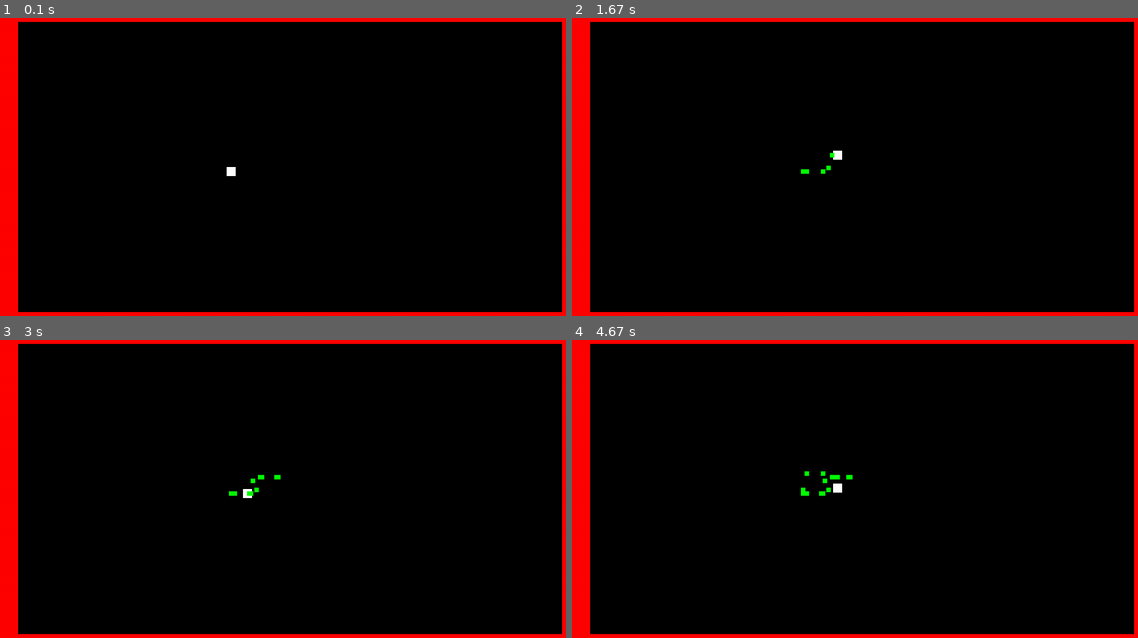
Above: before the commit, frames 1-4 (two rows, left to right).
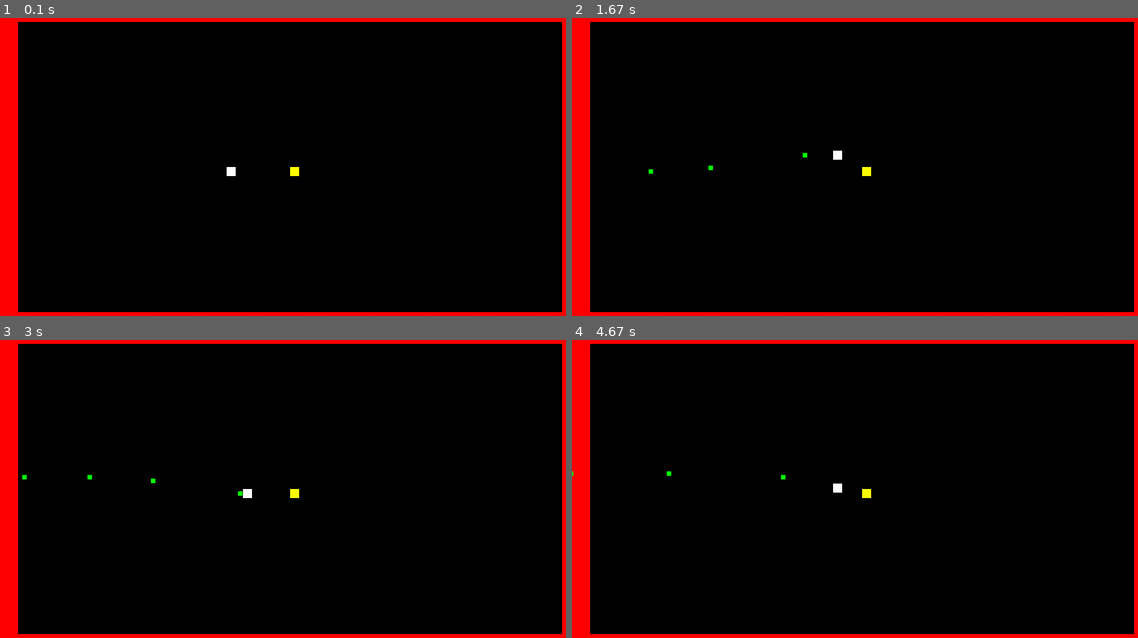
Above: after the commit, the same moments.

Repository: virayjj/virayjj-classwork
Game: pygame game, started from pygame/mini-project/mygame(unfinished).py
The game is run twice, just before and just after one commit, with the same random seed, the same clock (stepped at 60 frames per second) and the same inputs.
Inputs:
- Up to frame 1 (0.1 s): no input
- Up to frame 2 (1.67 s): tap Z at 0.33, 0.73, 1.03, 1.23, 1.57 s; hold Right 0.67-1.13 s; hold Up 1.17-1.47 s; hold Right from 1.5 s (still down)
- Up to frame 3 (3 s): tap Z at 1.87, 2.07, 2.37, 2.63, 2.97 s; release Right at 1.97 s; hold Left 2-2.53 s; hold Down 2.57-2.87 s; hold Left from 2.9 s (still down)
- Up to frame 4 (4.67 s): tap Z at 3.27, 3.4, 3.8, 4.1, 4.47 s; release Left at 3.3 s; hold Up 3.33-3.7 s; hold Right 3.73-4.37 s; hold Down from 4.4 s (still down)

The runs differ from the first frame. In frame 1, less than 0.1% of the frame differs, in the area x 51-53%, y 50-54%; in frame 2, 0.2%; in frame 3, 0.2%; in frame 4, 0.3%, in the area x 0-53%, y 43-54%.

Commit message:
Update mygame(unfinished).py

Diff:
--- a/pygame/mini-project/mygame(unfinished).py
+++ b/pygame/mini-project/mygame(unfinished).py
@@ -1,6 +1,7 @@
 import pygame
-
-map = [
+import random
+
+map1 = [
     [1,1,1,1,1,1,1,1,1,1,1,1,1,1,1,1,1,1,1,1,1,1,1,1,1,1,1,1,1,1,1,1],
     [1,0,0,0,0,0,0,0,0,0,0,0,0,0,0,0,0,0,0,0,0,0,0,0,0,0,0,0,0,0,0,1],
     [1,0,0,0,0,0,0,0,0,0,0,0,0,0,0,0,0,0,0,0,0,0,0,0,0,0,0,0,0,0,0,1],
@@ -20,6 +21,51 @@
     [1,0,0,0,0,0,0,0,0,0,0,0,0,0,0,0,0,0,0,0,0,0,0,0,0,0,0,0,0,0,0,1],
     [1,1,1,1,1,1,1,1,1,1,1,1,1,1,1,1,1,1,1,1,1,1,1,1,1,1,1,1,1,1,1,1],
     ]
+
+map2 = [
+    [1,1,1,1,1,1,1,1,1,1,1,1,1,1,1,1,1,1,1,1,1,1,1,1,1,1,1,1,1,1,1,1],
+    [1,0,0,0,0,0,0,0,0,0,0,0,0,0,0,0,0,0,0,0,0,0,0,0,0,0,0,0,0,0,0,1],
+    [1,0,0,0,1,1,1,0,0,0,0,0,0,0,0,0,0,0,0,0,0,0,0,0,0,0,0,0,0,0,0,1],
+    [1,0,0,0,0,0,0,0,0,0,0,0,0,0,0,0,0,0,0,0,0,0,0,0,0,0,0,0,0,0,0,1],
+    [1,0,0,0,0,0,0,0,0,0,0,0,0,0,0,0,0,0,0,0,0,0,0,0,0,0,0,0,0,0,0,1],
+    [1,0,0,0,0,0,0,0,0,0,0,0,0,0,0,0,0,0,0,0,0,0,0,0,0,0,0,0,0,0,0,1],
+    [1,0,0,0,0,0,0,0,0,0,0,0,0,0,0,0,0,0,0,0,0,0,0,0,0,0,0,0,0,0,0,1],
+    [1,0,0,0,0,0,1,1,0,0,0,0,0,0,0,0,0,0,0,0,0,0,0,0,1,0,0,0,0,0,0,1],
+    [1,0,0,0,0,0,0,0,0,0,0,0,0,0,0,0,0,0,0,0,0,0,0,0,0,0,0,0,0,0,0,1],
+    [1,0,0,0,0,0,0,0,0,0,0,0,0,0,0,0,0,0,0,0,0,0,0,0,0,0,0,0,0,0,0,1],
+    [1,0,0,0,0,0,0,0,0,0,0,0,0,0,0,0,0,0,0,0,0,0,0,0,0,0,0,0,0,0,0,1],
+    [1,0,0,0,0,0,0,0,0,0,0,0,0,0,0,0,0,0,0,0,0,0,0,0,0,0,0,0,0,0,0,1],
+    [1,0,0,0,0,0,0,0,0,1,0,0,0,0,0,0,0,0,0,0,1,0,0,0,0,0,0,0,0,0,0,1],
+    [1,0,0,0,0,0,0,0,0,0,0,0,0,0,0,0,0,0,0,0,0,0,0,0,0,0,0,0,0,0,0,1],
+    [1,0,0,0,0,0,0,0,0,0,0,0,0,0,0,0,0,0,0,0,0,0,0,0,0,0,0,0,0,0,0,1],
+    [1,0,0,0,0,0,0,0,0,0,0,0,0,0,0,0,0,0,0,0,0,0,0,0,0,0,0,0,0,0,0,1],
+    [1,0,0,0,0,0,0,0,0,0,0,0,0,0,0,0,0,0,0,0,0,0,0,0,0,0,0,0,0,0,0,1],
+    [1,1,1,1,1,1,1,1,1,1,1,1,1,1,1,1,1,1,1,1,1,1,1,1,1,1,1,1,1,1,1,1],
+    ]
+
+map3 = [
+    [1,1,1,1,1,1,1,1,1,1,1,1,1,1,1,1,1,1,1,1,1,1,1,1,1,1,1,1,1,1,1,1],
+    [1,0,0,0,0,0,0,0,0,0,0,0,0,0,0,0,0,0,0,0,0,0,0,0,0,0,0,0,0,0,0,1],
+    [1,0,0,0,0,0,0,0,0,0,0,0,0,0,0,0,0,0,0,0,0,0,0,0,0,0,0,0,0,0,0,1],
+    [1,0,0,0,0,0,0,0,0,0,0,0,0,0,0,0,0,0,0,0,0,0,0,0,0,0,0,0,0,0,0,1],
+    [1,0,0,0,0,0,0,0,0,0,0,0,0,0,0,0,0,0,0,0,0,0,0,0,0,0,0,0,0,0,0,1],
+    [1,0,0,0,0,0,0,0,0,0,0,0,0,0,0,0,0,0,0,0,0,0,0,0,0,0,0,0,0,0,0,1],
+    [1,0,0,0,0,0,0,0,0,0,0,0,0,0,0,0,0,0,0,0,0,0,0,0,0,0,0,0,0,0,0,1],
+    [1,0,0,0,0,0,0,0,0,0,0,0,0,0,0,0,0,0,0,0,0,0,0,0,0,0,0,0,0,0,0,1],
+    [1,0,0,0,0,0,0,0,0,0,0,0,0,0,0,0,0,0,0,0,0,0,0,0,0,0,0,0,0,0,0,1],
+    [1,0,0,0,0,0,0,0,0,0,0,0,0,0,0,0,0,0,0,0,0,0,0,0,0,0,0,0,0,0,0,1],
+    [1,0,0,0,0,0,0,0,0,0,0,0,0,0,0,0,0,0,0,0,0,0,0,0,0,0,0,0,0,0,0,1],
+    [1,0,0,0,0,0,0,0,0,0,0,0,0,0,0,0,0,0,0,0,0,0,0,0,0,0,0,0,0,0,0,1],
+    [1,0,0,0,0,0,0,0,0,0,0,0,0,0,0,0,0,0,0,0,0,0,0,0,0,0,0,0,0,0,0,1],
+    [1,0,0,0,0,0,0,0,0,0,0,0,0,0,0,0,0,0,0,0,0,0,0,0,0,0,0,0,0,0,0,1],
+    [1,0,0,0,0,0,0,0,0,0,0,0,0,0,0,0,0,0,0,0,0,0,0,0,0,0,0,0,0,0,0,1],
+    [1,0,0,0,0,0,0,0,0,0,0,0,0,0,0,0,0,0,1,1,0,0,0,0,0,0,0,0,0,0,0,1],
+    [1,0,0,0,0,0,0,0,0,0,0,0,0,0,0,0,0,0,1,1,0,0,0,0,0,0,0,0,0,0,0,1],
+    [1,1,1,1,1,1,1,1,1,1,1,1,1,1,1,1,1,1,1,1,1,1,1,1,1,1,1,1,1,1,1,1],
+    ]
+
+my_maps = [map1, map2, map3]
+my_id = 0
 
 # Define some colors
 BLACK = (0, 0, 0)
@@ -65,6 +111,9 @@
         self.rect.x = x_ref
         self.rect.y = y_ref
 
+    def removeWall(self):
+        self.kill()
+
 class Bullet(pygame.sprite.Sprite):
     def __init__(self, x_pos, y_pos):
         super().__init__()
@@ -75,6 +124,28 @@
         self.rect.y = y_pos
         self.speed = 5
 
+    def update(self):
+        self.rect.x = self.rect.x - self.speed
+
+class NextLevel(pygame.sprite.Sprite):
+    def __init__(self, x_pos, y_pos):
+        super().__init__()
+        self.image = pygame.Surface([20,20])
+        self.image.fill(YELLOW)
+        self.rect = self.image.get_rect()
+        self.rect.x = x_pos
+        self.rect.y = y_pos
+
+    def newPos(self, x_pos, y_pos):
+        self.rect.x = x_pos
+        print(x_pos)
+        self.rect.y = y_pos
+        all_sprites_list.add(self)
+        next_group.add(self)
+
+class Enemy(pygame.sprite.Sprite):
+    def __init__(self, x_pos, y_pos, ):
+        pass
 
 all_sprites_list = pygame.sprite.Group()
 
@@ -85,17 +156,26 @@
 
 bullet_group = pygame.sprite.Group()
 
-x = 0
-y = 0
-for row in map:
-    for col in row:
-        if col == 1:
-            my_wall = Wall(RED, 40, 40, x, y)
-            all_sprites_list.add(my_wall)
-            wall_list.add(my_wall)
-        x = x + 40
+next_group = pygame.sprite.Group()
+
+def createWall():
     x = 0
-    y = y + 40
+    y = 0
+    for row in my_maps[my_id]:
+        for col in row:
+            if col == 1:
+                my_wall = Wall(RED, 40, 40, x, y)
+                all_sprites_list.add(my_wall)
+                wall_list.add(my_wall)
+            x = x + 40
+        x = 0
+        y = y + 40
+
+createWall()
+
+my_point = NextLevel(640,360)
+all_sprites_list.add(my_point)
+next_group.add(my_point)
 
 # Loop until the user clicks the close button.
 done = False
@@ -131,6 +211,12 @@
         player.rect.x = player_old_x
         player.rect.y = player_old_y
 
+    player_next = pygame.sprite.spritecollide(player, next_group, True)
+    for foo in player_next:
+        my_point.newPos(random.randrange(300, 600), random.randrange(300, 600))
+        my_id += 1
+        createWall()
+
     player_old_x = player.rect.x
     player_old_y = player.rect.y
 
